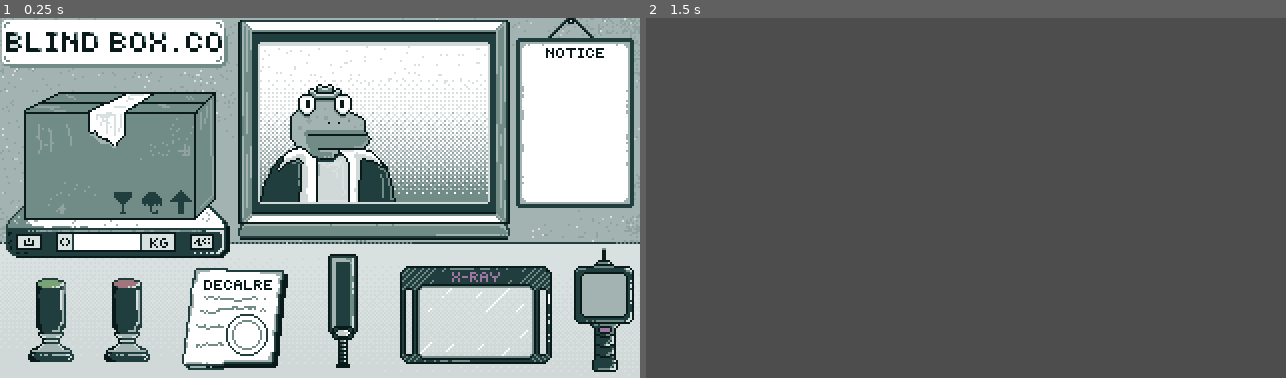
Above: before the commit, frames 1-2 (left to right).
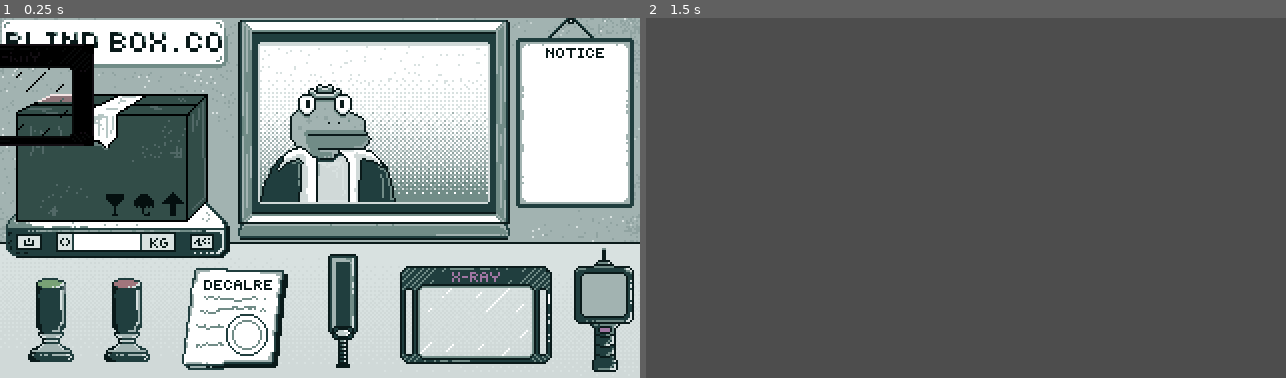
Above: after the commit, the same moments.

Repository: hkattt/blind-box-co
Game: Godot game, scene res://scenes/Main.tscn
The game is run twice, just before and just after one commit, with the same random seed, the same clock (stepped at 60 frames per second) and the same inputs.
Inputs (mouse positions are in pixels of both pictures, inside the frame that each line leads up to):
- Up to frame 1 (0.25 s): no input
- Up to frame 2 (1.5 s): click "Approve" at 0.5 s; tap Enter at 1.25 s; move the mouse to (1106, 180) at 1.27 s; click (1106, 180) at 1.42 s

The runs differ from the first frame. In frame 1, 12% of the frame differs, in the area x 0-100%, y 7-63%; in frame 2, nothing differs.

Commit message:
Started working on package xray

Diff:
--- a/src/data/blind_box_theme.tres
+++ b/src/data/blind_box_theme.tres
@@ -1,7 +1,7 @@
 [gd_resource type="Theme" load_steps=4 format=3 uid="uid://ddkiveq4ar8ft"]
 
 [ext_resource type="FontFile" uid="uid://ct3hyyyhx1ekm" path="res://assets/font/HelvetiPixel.ttf" id="1_6r2og"]
-[ext_resource type="Texture2D" uid="uid://vk6xhf1hrp23" path="res://assets/ui/text-box.png" id="2_hl4cj"]
+[ext_resource type="Texture2D" uid="uid://vk6xhf1hrp23" path="res://assets/images/ui/text-box.png" id="2_hl4cj"]
 
 [sub_resource type="StyleBoxTexture" id="StyleBoxTexture_bsj0i"]
 texture = ExtResource("2_hl4cj")
--- a/src/scenes/Interrogation.tscn
+++ b/src/scenes/Interrogation.tscn
@@ -50,10 +50,10 @@
 [node name="PackageSlot" type="Control" parent="."]
 layout_mode = 3
 anchors_preset = 0
-offset_left = 12.0
-offset_top = 37.0
-offset_right = 108.0
-offset_bottom = 101.0
+offset_left = 8.0
+offset_top = 38.0
+offset_right = 104.0
+offset_bottom = 102.0
 
 [node name="CanvasLayer" type="CanvasLayer" parent="."]
 
--- a/src/scenes/Package.tscn
+++ b/src/scenes/Package.tscn
@@ -1,13 +1,20 @@
-[gd_scene load_steps=4 format=3 uid="uid://b1r18fokr1s5b"]
+[gd_scene load_steps=6 format=3 uid="uid://b1r18fokr1s5b"]
 
 [ext_resource type="Script" uid="uid://c34d8dnht5crp" path="res://scripts/PackageDisplay.gd" id="1_aio1h"]
 [ext_resource type="Texture2D" uid="uid://d2ynx83rtnaqg" path="res://assets/images/packages/package.png" id="2_1mkiv"]
+[ext_resource type="Texture2D" uid="uid://y1hn0c318fuw" path="res://assets/images/packages/package-x-ray.png" id="2_gx8m8"]
+[ext_resource type="Texture2D" uid="uid://co53pvskbed0a" path="res://assets/images/items/x-ray/x-ray-mask.png" id="3_gx8m8"]
 
 [sub_resource type="RectangleShape2D" id="RectangleShape2D_aio1h"]
 size = Vector2(63, 42)
 
 [node name="Package" type="Area2D" groups=["Packages"]]
 script = ExtResource("1_aio1h")
+
+[node name="X-Ray Package" type="Sprite2D" parent="."]
+texture_filter = 3
+position = Vector2(48, 32)
+texture = ExtResource("2_gx8m8")
 
 [node name="Sprite2D" type="Sprite2D" parent="."]
 texture_filter = 3
@@ -17,3 +24,8 @@
 [node name="CollisionShape2D" type="CollisionShape2D" parent="." groups=["Packages"]]
 position = Vector2(43, 34)
 shape = SubResource("RectangleShape2D_aio1h")
+
+[node name="Mask" type="Sprite2D" parent="."]
+texture = ExtResource("3_gx8m8")
+
+[connection signal="area_entered" from="." to="." method="_on_area_entered"]
--- a/src/scenes/items/XRay.tscn
+++ b/src/scenes/items/XRay.tscn
@@ -1,9 +1,19 @@
-[gd_scene load_steps=2 format=3 uid="uid://ccamphyahfrj5"]
+[gd_scene load_steps=4 format=3 uid="uid://ccamphyahfrj5"]
 
-[ext_resource type="Texture2D" uid="uid://c41k0snkwq0hp" path="res://assets/images/items/x-ray.png" id="1_mqk1k"]
+[ext_resource type="Texture2D" uid="uid://c41k0snkwq0hp" path="res://assets/images/items/x-ray/x-ray.png" id="1_mqk1k"]
+[ext_resource type="PackedScene" uid="uid://bmxvytvy17tji" path="res://scenes/components/Dragable.tscn" id="2_k3ddq"]
 
-[node name="XRay" type="Node2D"]
+[sub_resource type="RectangleShape2D" id="RectangleShape2D_k3ddq"]
+size = Vector2(57, 35)
+
+[node name="XRay" type="Area2D" groups=["Xray"]]
 
 [node name="Sprite2D" type="Sprite2D" parent="."]
 texture_filter = 3
 texture = ExtResource("1_mqk1k")
+
+[node name="Dragable" parent="." instance=ExtResource("2_k3ddq")]
+
+[node name="CollisionShape2D" type="CollisionShape2D" parent="."]
+position = Vector2(0, 3.5)
+shape = SubResource("RectangleShape2D_k3ddq")
--- a/src/scripts/Interrogation.gd
+++ b/src/scripts/Interrogation.gd
@@ -4,6 +4,7 @@
 
 @onready var character_slot: Control = $CharacterSlot
 @onready var package_slot: Control   = $PackageSlot
+@onready var xray: Area2D = $CanvasLayer/XRay
 
 var character_scene: PackedScene = preload("res://scenes/Character.tscn")
 var package_scene: PackedScene   = preload("res://scenes/Package.tscn")
@@ -15,6 +16,7 @@
 
 	var package: Node2D = package_scene.instantiate()
 	package_slot.add_child(package)
+	package.set_xray(xray)
 	package.load_package(package_data)
 
 func _on_approve_button_pressed() -> void:
--- a/src/scripts/PackageDisplay.gd
+++ b/src/scripts/PackageDisplay.gd
@@ -1,6 +1,21 @@
 extends Node2D
 
-@onready var sprite = $Sprite2D
+@onready var sprite: Sprite2D = $Sprite2D
+@onready var mask: Sprite2D = $Mask
+
+var shader: Shader = preload("res://shaders/Package.gdshader")
+var xray: Area2D
+
+func set_xray(_xray: Area2D):
+	xray = _xray
 
 func load_package(package_data: PackageData):
 	sprite.texture = package_data.image
+	var shader_material: ShaderMaterial = ShaderMaterial.new()
+	shader_material.shader = shader
+	sprite.material = shader_material
+
+func _process(_delta: float) -> void:
+	sprite.material.set_shader_parameter("mask_texture", mask.texture)
+	sprite.material.set_shader_parameter("mask_position", mask.global_position / Vector2(get_viewport().size))
+	sprite.material.set_shader_parameter("mask_size", mask.texture.get_size() / Vector2(get_viewport().size))
--- /dev/null
+++ b/src/shaders/Package.gdshader
@@ -0,0 +1,17 @@
+shader_type canvas_item;
+
+uniform sampler2D mask_texture : hint_default_white;
+uniform vec2 mask_position;
+uniform vec2 mask_size;
+
+void fragment() {
+    vec2 uv = (SCREEN_UV - mask_position) / mask_size;
+    vec4 mask = texture(mask_texture, uv);
+
+    // Only show where the mask alpha is > 0.5
+    if (mask.a < 0.5) {
+        discard;
+    }
+
+    COLOR = texture(TEXTURE, UV) * COLOR;
+}
Binary file added: src/assets/images/items/x-ray/x-ray-mask.png
Not shown, added: src/assets/images/items/x-ray/x-ray-mask.png.import
Binary file added: src/assets/images/packages/package-x-ray.png
Not shown, added: src/assets/images/packages/package-x-ray.png.import
Binary file changed: src/assets/images/room/background.png
Not shown, added: src/shaders/Package.gdshader.uid
